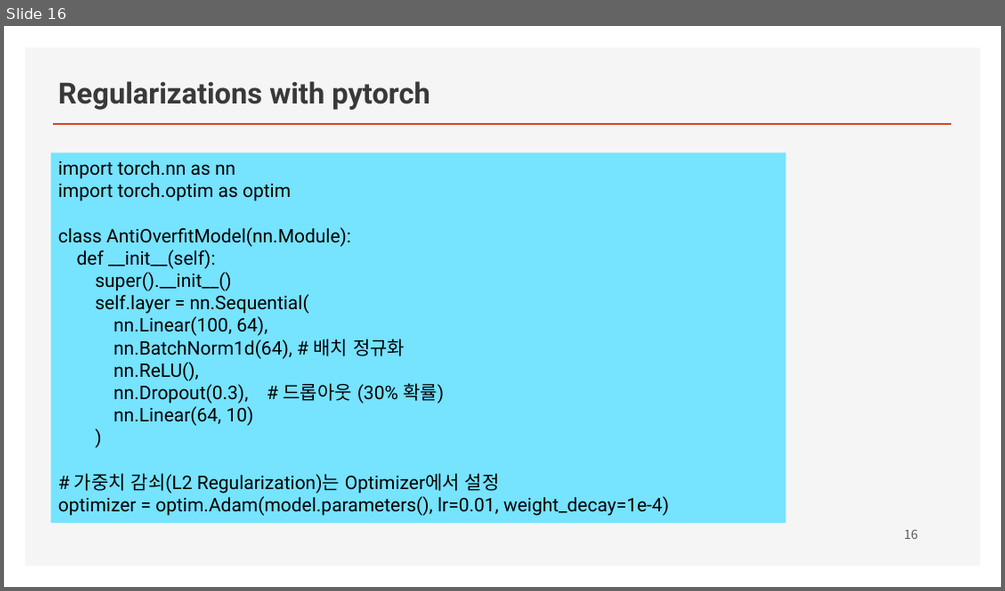
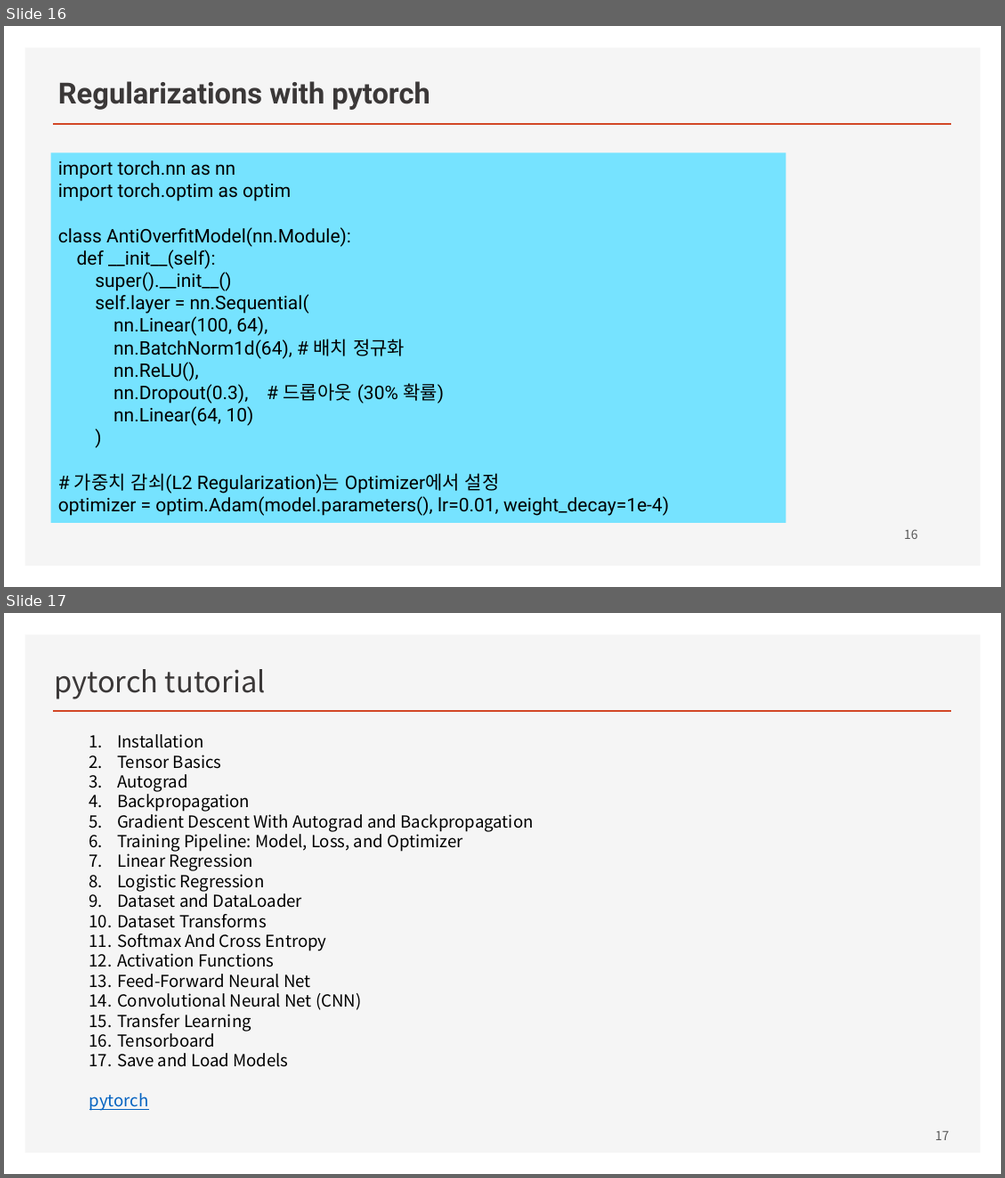
Before and after one commit to ancestor9/mathematics-for-machine-learning, a slide deck: Linear_Algebra/w5_03_Deep_Learning_with_pytorch.pptx. Shown one above the other, each under a label of ours: slide 16 before the commit, slides 16 and 17 after it. The pictures are 1005x591 and 1005x1178 pixels, drawn with LibreOffice and Linux fonts; fonts in the diff are those of the drawing; background and template pictures are left out. Boxes give left, top, right and bottom in pixels: in the first picture for what was removed or moved away, otherwise in the second. Text is boxed around its words. In the diff, an @@ line names an element or a change of style, - is before the commit and + after.

```diff
--- a/Linear_Algebra/w5_03_Deep_Learning_with_pytorch.pptx
+++ b/Linear_Algebra/w5_03_Deep_Learning_with_pytorch.pptx
@@ slide 17 added at (4,613,1001,1174), background #FFFFFF; not listed: 2 template elements that a slide beside it also shows @@
@@ title added at (54,669,266,699), 28 pt, text #3B3838 @@
+pytorch tutorial
@@ text added at (89,734,534,1111), 16 pt, text #000000 @@
+1. Installation
+2. Tensor Basics
+3. Autograd
+4. Backpropagation
+5. Gradient Descent With Autograd and Backpropagation
+6. Training Pipeline: Model, Loss, and Optimizer
+7. Linear Regression
+8. Logistic Regression
+9. Dataset and DataLoader
+10. Dataset Transforms
+11. Softmax And Cross Entropy
+12. Activation Functions
+13. Feed-Forward Neural Net
+14. Convolutional Neural Net (CNN)
+15. Transfer Learning
+16. Tensorboard
+17. Save and Load Models
+pytorch
@@ page number added at (935,1131,949,1140), 12 pt, text #595959 @@
+17
```
Also in this commit, not shown: 2 other slides added.
